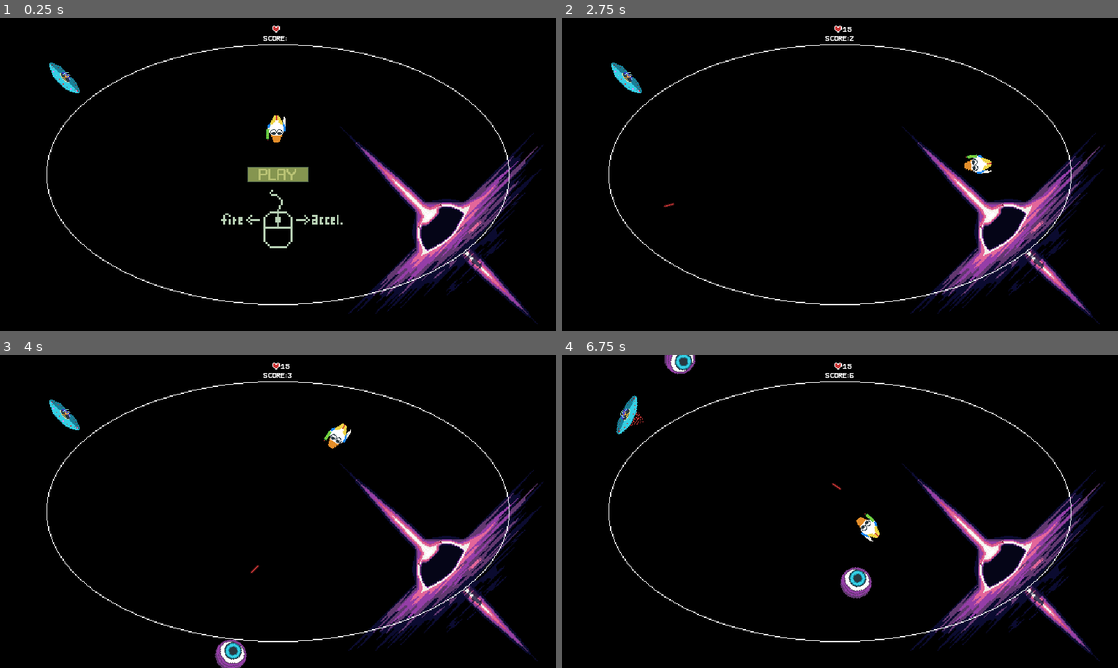
Above: before the commit, frames 1-4 (two rows, left to right).
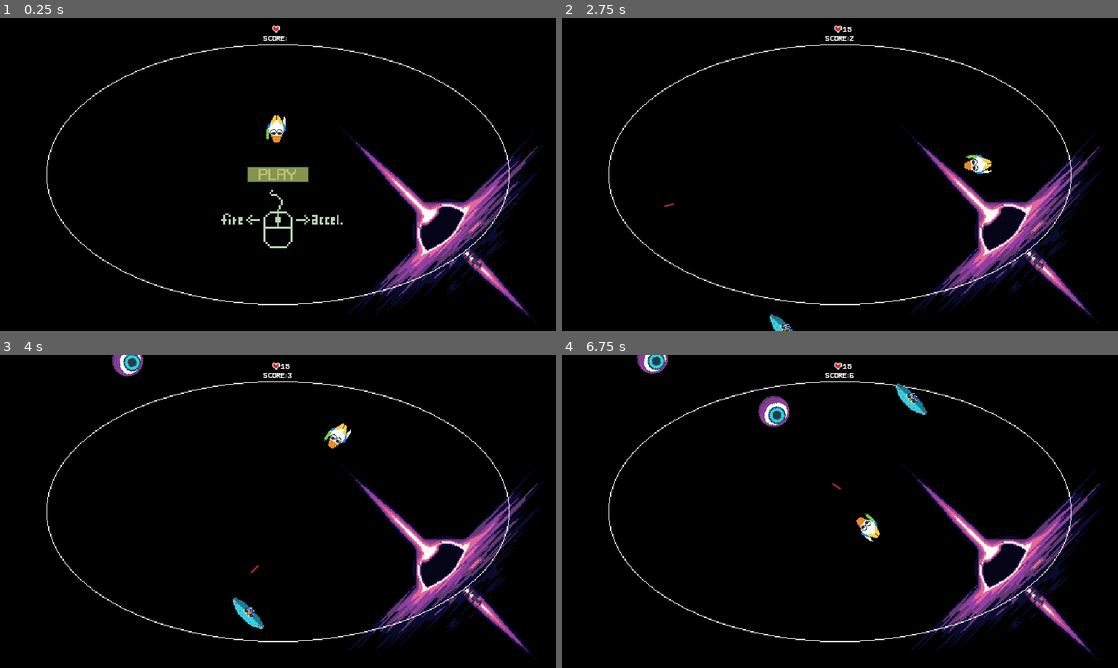
Above: after the commit, the same moments.

Repository: rocketCarlos/GalacticCrestedDuck
Game: Godot game, scene res://scenes/MainScene/main_scene.tscn
The game is run twice, just before and just after one commit, with the same random seed, the same clock (stepped at 60 frames per second) and the same inputs. Sound files missing from this copy of the repository are replaced by a short silence.
Inputs (mouse positions are in pixels of both pictures, inside the frame that each line leads up to):
- Up to frame 1 (0.25 s): no input
- Up to frame 2 (2.75 s): click "Game over! Try again?" at 0.5 s; tap Enter at 1.25 s; move the mouse to (962, 158) at 1.27 s; hold Right mouse button (Accelerate) 1.28-2.03 s; move the mouse to (728, 190) at 2.02 s; click (728, 190) at 2.1 s
- Up to frame 3 (4 s): move the mouse to (333, 442) at 2.77 s; hold Right mouse button (Accelerate) 2.78-3.53 s; move the mouse to (250, 574) at 3.52 s; click (250, 574) at 3.6 s
- Up to frame 4 (6.75 s): move the mouse to (1006, 558) at 4.27 s; hold Right mouse button (Accelerate) 4.28-5.03 s; move the mouse to (673, 464) at 5.02 s; click (673, 464) at 5.1 s; move the mouse to (867, 511) at 5.77 s; hold Right mouse button (Accelerate) 5.78-6.53 s; move the mouse to (756, 433) at 6.52 s; click (756, 433) at 6.6 s

The runs differ from the first frame. In frame 1, 0.2% of the frame differs, in the area x 8-15%, y 14-24%; in frame 2, 0.4%; in frame 3, 1.2%; in frame 4, 1.9%, in the area x 9-66%, y 0-78%.

Commit message:
ufo wandering behaviour

Diff:
--- a/globals/globals.gd
+++ b/globals/globals.gd
@@ -6,6 +6,8 @@
 
 # reference to the duck
 var duck
+#reference to the spawn system
+var spawn_system
 # the center of the screen
 const CENTER_POINT = Vector2(573.0, 326.0)
 
--- a/scenes/MainScene/main_scene.gd
+++ b/scenes/MainScene/main_scene.gd
@@ -36,6 +36,7 @@
 func _on_game_over() -> void:
 	spawn_system.queue_free()
 	spawn_system = null
+	Globals.spawn_system = null
 	item_system.queue_free()
 	item_system = null
 
@@ -48,6 +49,7 @@
 func _on_play_button_pressed() -> void:
 	# instantiate the spawn system
 	spawn_system = spawn_system_scene.instantiate()
+	Globals.spawn_system = spawn_system
 	add_child(spawn_system)
 	# instantiate the item system
 	item_system = item_system_scene.instantiate()
--- a/scenes/MainScene/main_scene.tscn
+++ b/scenes/MainScene/main_scene.tscn
@@ -15,7 +15,6 @@
 [ext_resource type="AudioStream" uid="uid://d7t04a0ypc5k" path="res://assets/sound/sfx/play.wav" id="12_5emgr"]
 [ext_resource type="AudioStream" uid="uid://dtklwxkfm3odu" path="res://assets/sound/music/01 - Portland Horton - Second Chances.mp3" id="12_dkpj7"]
 [ext_resource type="AudioStream" uid="uid://b5w58ocegba0e" path="res://assets/sound/sfx/game_over.wav" id="15_tv3ms"]
-[ext_resource type="PackedScene" uid="uid://bnqvgubglfq28" path="res://scenes/Ufo/ufo.tscn" id="16_hmkol"]
 
 [node name="MainScene" type="Node"]
 script = ExtResource("1_inuy1")
@@ -90,7 +89,4 @@
 [node name="GameOver" type="AudioStreamPlayer" parent="."]
 stream = ExtResource("15_tv3ms")
 
-[node name="Ufo" parent="." instance=ExtResource("16_hmkol")]
-position = Vector2(134, 124)
-
 [connection signal="pressed" from="PlayButton" to="." method="_on_play_button_pressed"]
--- a/scenes/SpawnSystem/spawn_system.gd
+++ b/scenes/SpawnSystem/spawn_system.gd
@@ -22,9 +22,11 @@
 
 '''
 @onready var path = $Path2D/PathFollow2D
+@onready var ufo_path = $UfoPath/PathFollow2D
 
 #region enemies
 @export var eye_scene: PackedScene
+@export var ufo_scene: PackedScene
 #endregion
 
 
@@ -38,11 +40,18 @@
 	{"ACTION": "wait", "TIME": 1},
 	{"ACTION": "spawn", "INTERVAL": 0.75, "GROUP": 1, "TIMES": 25},
 ]
+
+
+var ufos = [
+	{"ACTION": "wait", "TIME": 2},
+	{"ACTION": "spawn", "INTERVAL": 10, "GROUP": 1, "TIMES": 5}
+]
 #endregion
 
 # Called when the node enters the scene tree for the first time.
 func _ready() -> void:
 	manage_spawns(eyes, eye_scene)
+	manage_spawns(ufos, ufo_scene)
 
 
 # Called every frame. 'delta' is the elapsed time since the previous frame.
@@ -86,3 +95,7 @@
 
 	# Spawn the mob by adding it to the scene.
 	add_sibling(instance)
+
+func get_ufo_position_target() -> Vector2:
+	ufo_path.progress_ratio = randf()
+	return ufo_path.position
--- a/scenes/SpawnSystem/spawn_system.tscn
+++ b/scenes/SpawnSystem/spawn_system.tscn
@@ -1,7 +1,8 @@
-[gd_scene load_steps=4 format=3 uid="uid://cjm3pe5p8b151"]
+[gd_scene load_steps=6 format=3 uid="uid://cjm3pe5p8b151"]
 
 [ext_resource type="Script" path="res://scenes/SpawnSystem/spawn_system.gd" id="1_7r2ib"]
 [ext_resource type="PackedScene" uid="uid://ull5mrnilukr" path="res://scenes/Eye/eye.tscn" id="2_nr5i7"]
+[ext_resource type="PackedScene" uid="uid://bnqvgubglfq28" path="res://scenes/Ufo/ufo.tscn" id="3_m0uja"]
 
 [sub_resource type="Curve2D" id="Curve2D_nvxhu"]
 _data = {
@@ -9,9 +10,16 @@
 }
 point_count = 5
 
+[sub_resource type="Curve2D" id="Curve2D_cbbt0"]
+_data = {
+"points": PackedVector2Array(0, 0, 0, 0, 59, 53, 0, 0, 0, 0, 1101, 53, 0, 0, 0, 0, 1099, 604, 0, 0, 0, 0, 61, 600, 0, 0, 0, 0, 59, 53)
+}
+point_count = 5
+
 [node name="SpawnSystem" type="Node"]
 script = ExtResource("1_7r2ib")
 eye_scene = ExtResource("2_nr5i7")
+ufo_scene = ExtResource("3_m0uja")
 
 [node name="Path2D" type="Path2D" parent="."]
 curve = SubResource("Curve2D_nvxhu")
@@ -19,3 +27,9 @@
 [node name="PathFollow2D" type="PathFollow2D" parent="Path2D"]
 position = Vector2(1153, 0)
 rotation = 1.5708
+
+[node name="UfoPath" type="Path2D" parent="."]
+curve = SubResource("Curve2D_cbbt0")
+
+[node name="PathFollow2D" type="PathFollow2D" parent="UfoPath"]
+position = Vector2(59, 53)
--- a/scenes/Ufo/ufo.gd
+++ b/scenes/Ufo/ufo.gd
@@ -35,6 +35,8 @@
 	SHOOTING
 }
 
+var wandering_target
+
 var current_behaviour: BEHAVIOUR:
 	set(value):
 		current_behaviour = value
@@ -68,9 +70,11 @@
 #region ready and process
 # Called when the node enters the scene tree for the first time.
 func _ready() -> void:
-	core.hp = 200
+	core.hp = 2
 	core.type = Globals.MOB_TYPE.UFO
-	behaviour_timer.start(5)
+
+	set_target()
+
 	current_behaviour = BEHAVIOUR.WANDERING
 # Called every frame. 'delta' is the elapsed time since the previous frame.
 func _process(delta: float) -> void:
@@ -91,7 +95,7 @@
 			# shoot laser
 			add_sibling(laser)
 			current_behaviour = BEHAVIOUR.WANDERING
-			behaviour_timer.start(5)
+			set_target()
 #endregion
 
 #region utility functions
@@ -103,8 +107,14 @@
 	opacity_tween.tween_property(laser_beam, "modulate", Color(1, 1, 1, 0.75),
 	LOADING_TIME-1.6).set_trans(Tween.TRANS_BOUNCE)
 
+# function that gets a new target for the ufo and makes it travel there
+func set_target() -> void:
+	wandering_target = Globals.spawn_system.get_ufo_position_target()
 
+	var position_tweener = get_tree().create_tween()
+	position_tweener.tween_property(self, "position", wandering_target, 5).set_trans(Tween.TRANS_SINE)
 
+	behaviour_timer.start(5)
 #endregion
 
 #region signal functions
@@ -126,6 +136,7 @@
 
 
 func _on_behaviour_timer_timeout() -> void:
+
 	current_behaviour = BEHAVIOUR.AIMING
 
 func _on_loading_laser_timeout() -> void:
Not shown: 1 places in scenes/MainScene/main_scene.tscn that only renumber resources
